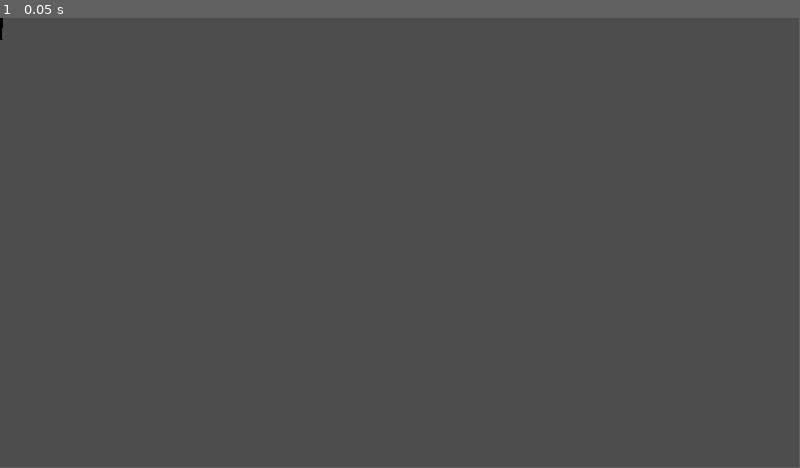
Above: before the commit, frame 1.
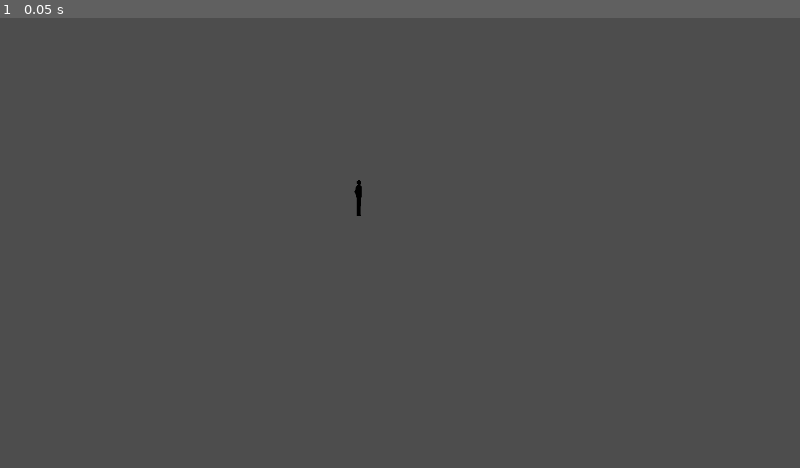
Above: after the commit, the same moment.

Repository: L-Lam/freudProject
Game: Godot game, scene res://scenes/main.tscn
The game is run twice, just before and just after one commit, with the same random seed, the same clock (stepped at 60 frames per second) and the same inputs.
Inputs:
- Up to frame 1 (0.05 s): no input
In our replay, the window is 799x449 before the commit and 800x450 after it. These sizes can differ from the game's own. Grey fills any space a smaller window leaves; there, only what the larger window draws over its background counts as a difference.

The runs differ from the first frame. In frame 1, less than 0.1% of the frame differs, in the area x 0-46%, y 0-44%.

Commit message:
other stuff

Diff:
--- a/project.godot
+++ b/project.godot
@@ -15,17 +15,26 @@
 config/features=PackedStringArray("4.3", "Forward Plus")
 config/icon="res://assets/icon.svg"
 
+[display]
+
+window/size/viewport_width=1440
+window/size/viewport_height=810
+
 [input]
 
-left={
+ui_left={
 "deadzone": 0.5,
-"events": [Object(InputEventKey,"resource_local_to_scene":fa …(118 unchanged characters)… ressed":false,"pressed":false,"keycode":0,"physical_keycode":4194319,"key_label":0,"unicode":0,"location":0,"echo":false,"script":null)
+"events": [Object(InputEventKey,"resource_local_to_scene":fa …(118 unchanged characters)… ressed":false,"pressed":false,"keycode":4194319,"physical_keycode":0,"key_label":0,"unicode":0,"location":0,"echo":false,"script":null)
+, Object(InputEventJoypadButton,"resource_local_to_scene":false,"resource_name":"","device":0,"button_index":13,"pressure":0.0,"pressed":false,"script":null)
+, Object(InputEventJoypadMotion,"resource_local_to_scene":false,"resource_name":"","device":0,"axis":0,"axis_value":-1.0,"script":null)
 , Object(InputEventKey,"resource_local_to_scene":false,"resource_name":"","device":-1,"window_id":0,"alt_pressed":false …(182 unchanged characters)…
 ]
 }
-right={
+ui_right={
 "deadzone": 0.5,
-"events": [Object(InputEventKey,"resource_local_to_scene":false,"resource_name":"","device":-1,"window_id":0,"alt_pressed":false,"shift_pressed":false,"ctrl_pressed":false,"meta_pressed":false,"pressed":false,"keycode":0,"physical_keycode":4194321,"key_label":0,"unicode":0,"location":0,"echo":false,"script":null)
+"events": [Object(InputEventKey,"resource_local_to_scene":false,"resource_name":"","device":0,"window_id":0,"alt_pressed":false,"shift_pressed":false,"ctrl_pressed":false,"meta_pressed":false,"pressed":false,"keycode":4194321,"physical_keycode":0,"key_label":0,"unicode":0,"location":0,"echo":false,"script":null)
+, Object(InputEventJoypadButton,"resource_local_to_scene":false,"resource_name":"","device":0,"button_index":14,"pressure":0.0,"pressed":false,"script":null)
+, Object(InputEventJoypadMotion,"resource_local_to_scene":false,"resource_name":"","device":0,"axis":0,"axis_value":1.0,"script":null)
 , Object(InputEventKey,"resource_local_to_scene":false,"resource_name":"","device":-1,"window_id":0,"alt_pressed":false …(183 unchanged characters)…
 ]
 }
--- /dev/null
+++ b/scenes/main.gd
@@ -0,0 +1,12 @@
+extends Node2D
+
+
+# Called when the node enters the scene tree for the first time.
+func _ready() -> void:
+	pass # Replace with function body.
+
+
+# Called every frame. 'delta' is the elapsed time since the previous frame.
+func _process(delta: float) -> void:
+	if Input.is_key_pressed(KEY_ESCAPE):
+		get_tree().quit()
--- a/scenes/main.tscn
+++ b/scenes/main.tscn
@@ -1,9 +1,12 @@
-[gd_scene load_steps=3 format=3 uid="uid://dnii3gvrl8glt"]
+[gd_scene load_steps=4 format=3 uid="uid://dnii3gvrl8glt"]
 
 [ext_resource type="PackedScene" uid="uid://cqhisn30cj517" path="res://scenes/player.tscn" id="1_38g7y"]
+[ext_resource type="Script" path="res://scenes/main.gd" id="1_xf6mb"]
 [ext_resource type="Script" path="res://scenes/player.gd" id="2_lydnn"]
 
 [node name="Main" type="Node2D"]
+script = ExtResource("1_xf6mb")
 
 [node name="Player" parent="." instance=ExtResource("1_38g7y")]
+position = Vector2(646, 324)
 script = ExtResource("2_lydnn")
--- a/scenes/player.gd
+++ b/scenes/player.gd
@@ -3,15 +3,15 @@
 
 # Called when the node enters the scene tree for the first time.
 func _ready() -> void:
-	print($AnimatedSprite2D.get_children())
+	pass
 
 # Called every frame. 'delta' is the elapsed time since the previous frame.
 func _process(delta: float) -> void:
 
-	if Input.is_action_pressed("left"):
+	if Input.is_action_pressed("ui_left"):
 		$AnimatedSprite2D.flip_h = true
 		$AnimatedSprite2D.play("move")
-	elif Input.is_action_pressed("right"):
+	elif Input.is_action_pressed("ui_right"):
 		$AnimatedSprite2D.flip_h = false
 		$AnimatedSprite2D.play("move")
 	else:
